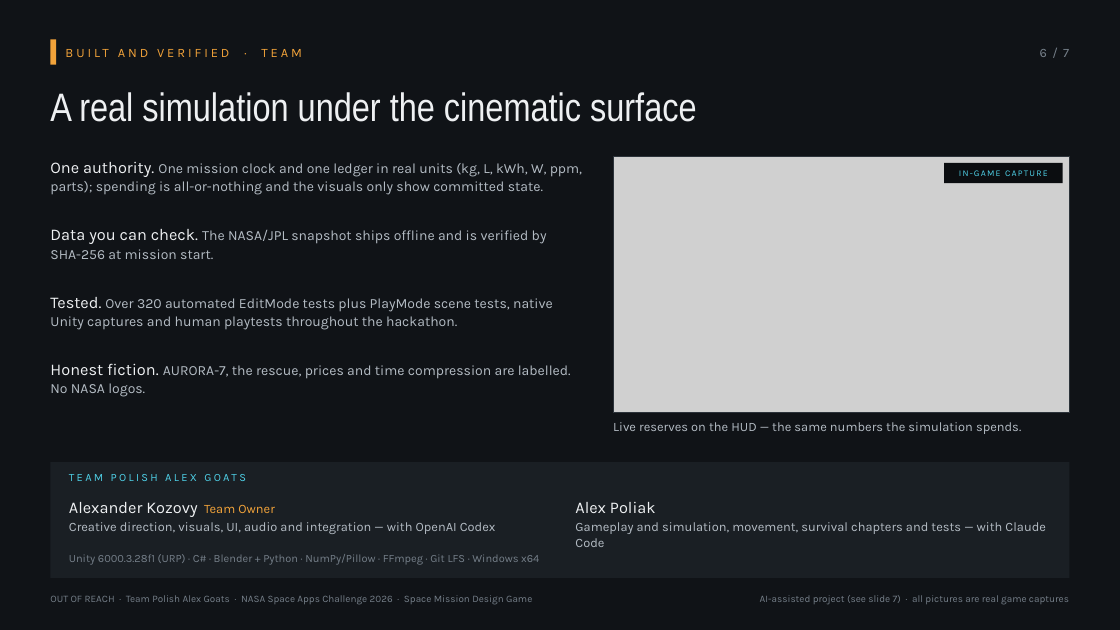
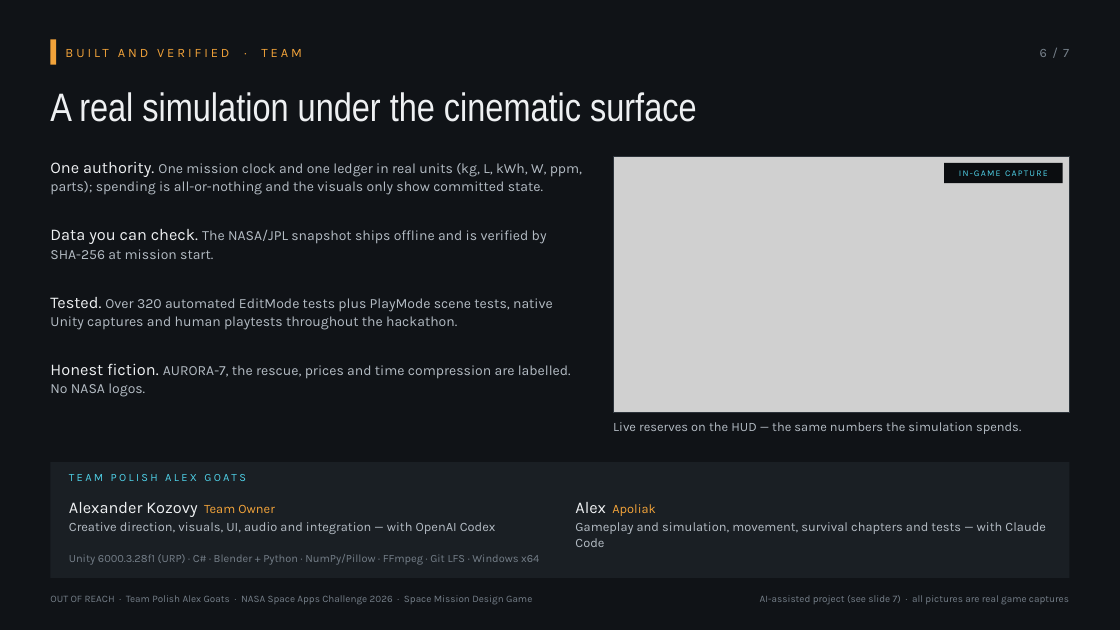
Before and after one commit to alex-slovakia/out-of-reach, a slide deck: slide 6 of docs/submission-draft-2026/deck/OUT-OF-REACH_SpaceApps2026_deck.pptx. Drawn at 1120x630 pixels with LibreOffice and Linux fonts; fonts in the diff are those of the drawing; grey boxes stand for pictures. Boxes give left, top, right and bottom in pixels: in the first picture for what was removed or moved away, otherwise in the second. Text is boxed around its words. In the diff, an @@ line names an element or a change of style, - is before the commit and + after.

```diff
--- a/docs/submission-draft-2026/deck/OUT-OF-REACH_SpaceApps2026_deck.pptx
+++ b/docs/submission-draft-2026/deck/OUT-OF-REACH_SpaceApps2026_deck.pptx
@@ text at [575, 502, 656, 516]: text changed; size 14 to 11 pt; text colour #EEF0F2 to #F2A33A @@
-Alex Poliak
+Alex Apoliak
```
Also in this commit, not shown: 1 other slide changed, 10 other files.
